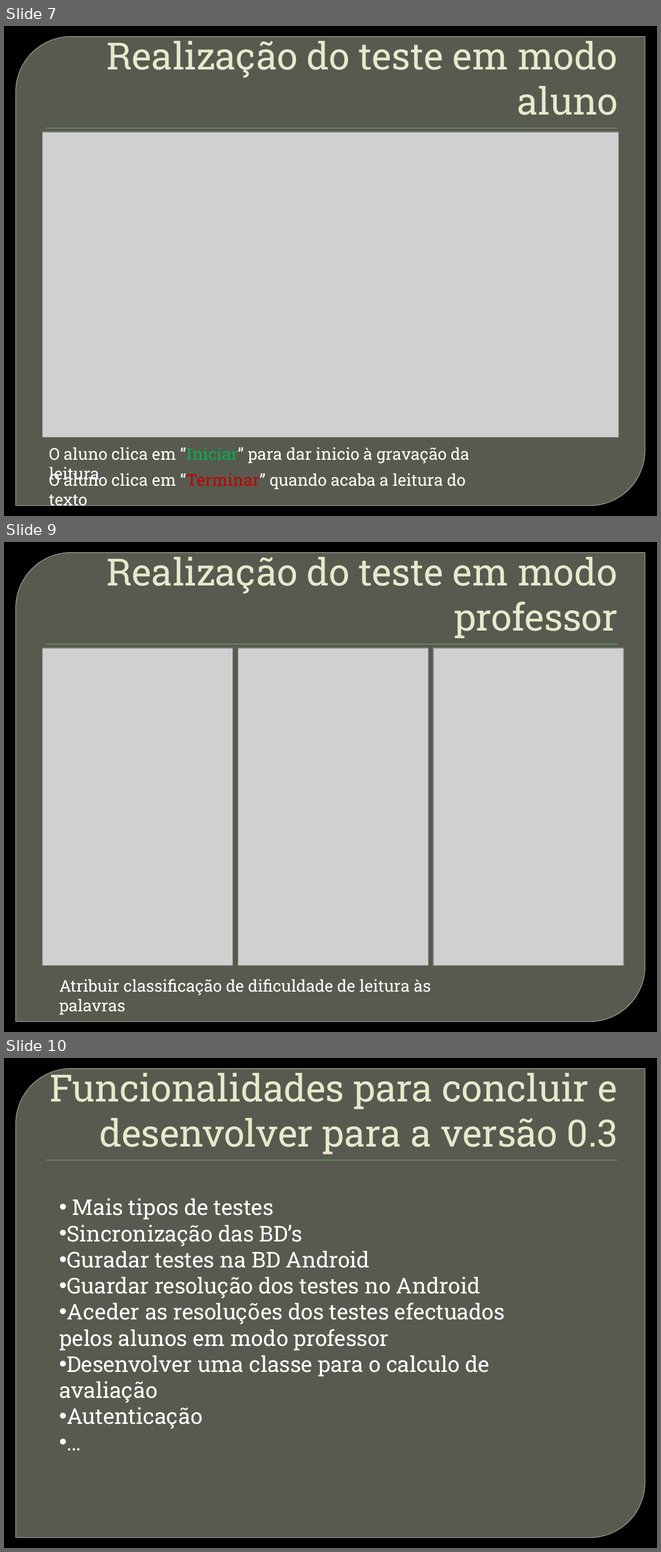
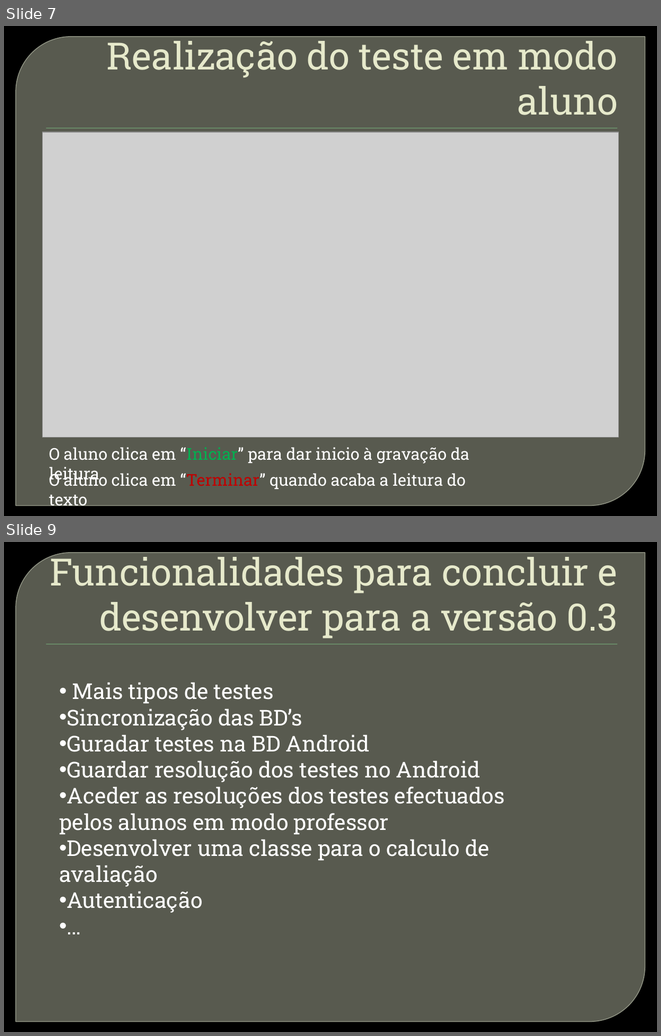
Before and after one commit to iptomar/letrinhas, a slide deck: Letrinhas 0.2.pptx. Shown one above the other, each under a label of ours: slides 7, 9 and 10 before the commit, slides 7 and 9 after it; the slides between them are not shown. The pictures are 661x1552 and 661x1036 pixels, drawn with LibreOffice and Linux fonts; fonts in the diff are those of the drawing; grey boxes stand for pictures; background and template pictures are left out. Boxes give left, top, right and bottom in pixels: in the first picture for what was removed or moved away, otherwise in the second. Text is boxed around its words. In the diff, an @@ line names an element or a change of style, - is before the commit and + after.

```diff
--- a/Letrinhas 0.2.pptx
+++ b/Letrinhas 0.2.pptx
@@ slide 9 removed at <box>4,542,657,1032</box>, background picture (left out); not listed: 2 template elements that a slide beside it also shows @@
@@ title removed at <box>107,552,617,638</box> @@
-Realização do teste em modo professor
@@ picture removed at <box>43,648,232,965</box> @@
@@ picture removed at <box>238,648,428,965</box> @@
@@ picture removed at <box>433,648,623,965</box> @@
@@ text removed at <box>59,979,431,1015</box> @@
-Atribuir classificação de dificuldade de leitura às palavras
@@ what was slide 10 is now slide 9 @@
```
Also in this commit, not shown: 1 slide changed, 8 other files.
